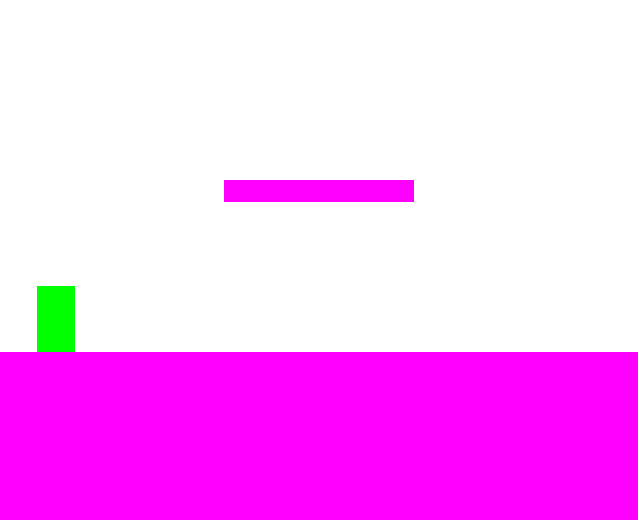
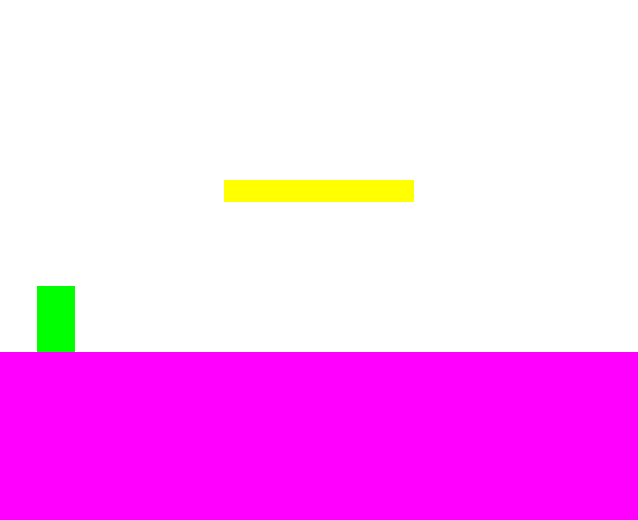
The second 638 × 520 image is a revision of the first. Changes to its layers:
painted on "레이어 1" over [224, 180, 414, 202]
